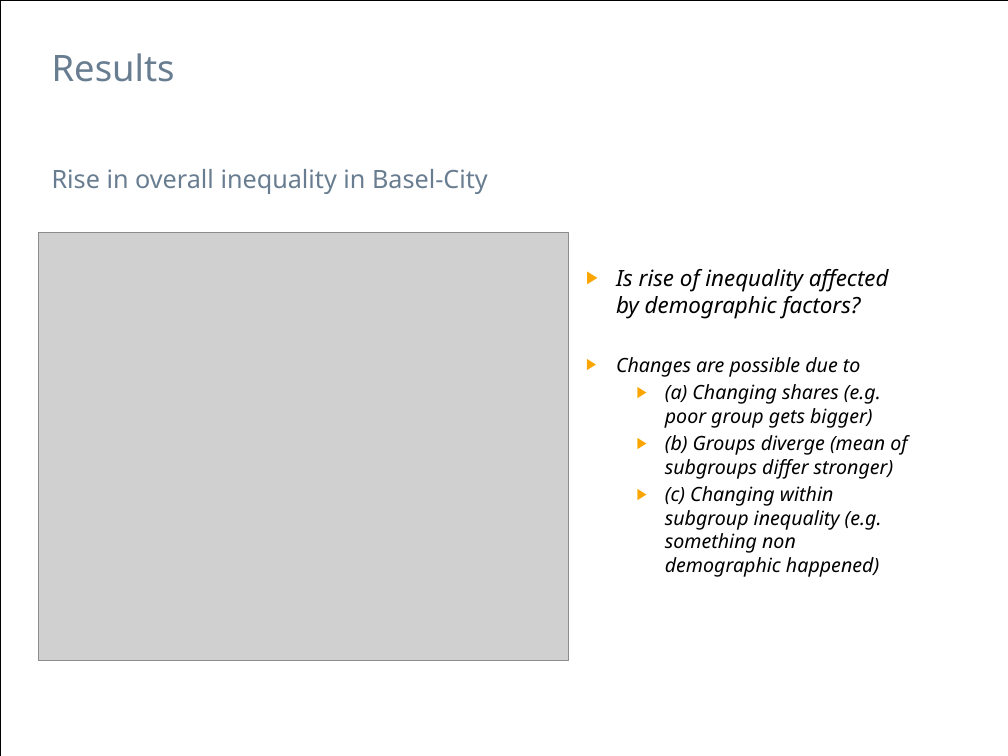
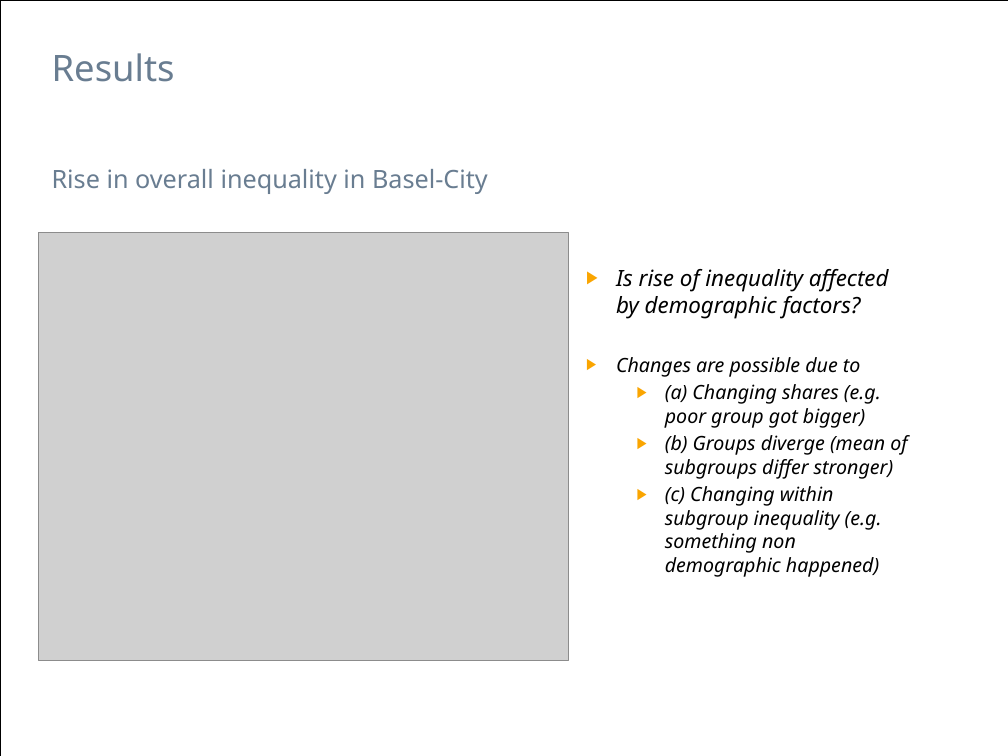
Before and after one commit to hackstutz/neuchatel, a slide deck: slide 4 of presentation/Inequality by Demographic Factors_NoTheory_2.pptx. Drawn at 1008x756 pixels with LibreOffice and Linux fonts; fonts in the diff are those of the drawing; grey boxes stand for pictures. Boxes give left, top, right and bottom in pixels: in the first picture for what was removed or moved away, otherwise in the second. Text is boxed around its words. In the diff, an @@ line names an element or a change of style, - is before the commit and + after.

```diff
--- a/presentation/Inequality by Demographic Factors_NoTheory_2.pptx
+++ b/presentation/Inequality by Demographic Factors_NoTheory_2.pptx
@@ text at <box>665,384,881,428</box>: text changed @@
-  ▶ (a) Changing shares (e.g. poor group gets bigger)
+  ▶ (a) Changing shares (e.g. poor group got bigger)
```
Also in this commit, not shown: 3 other slides changed, 1 other file.
